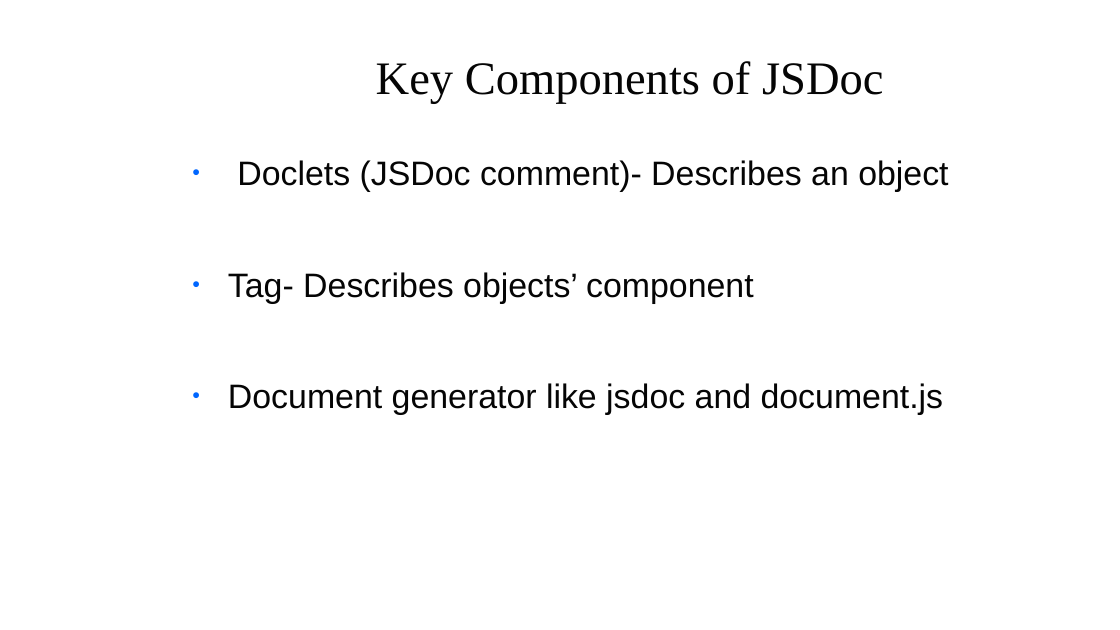
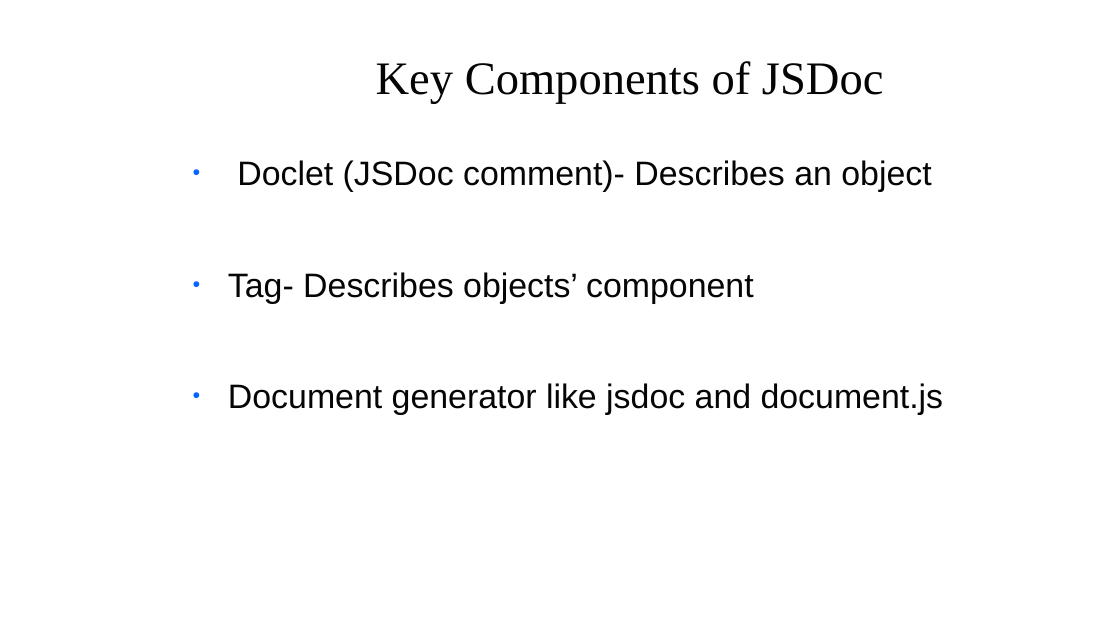
Before and after one commit to zoldello/jsdoc-talk, a slide deck: slide 4 of slides.pptx. Drawn at 1120x630 pixels with LibreOffice and Linux fonts; fonts in the diff are those of the drawing; background and template pictures are left out. Boxes give left, top, right and bottom in pixels: in the first picture for what was removed or moved away, otherwise in the second. Text is boxed around its words. In the diff, an @@ line names an element or a change of style, - is before the commit and + after.

```diff
--- a/slides.pptx
+++ b/slides.pptx
@@ text at [237,160,931,192]: text changed @@
-● Doclets (JSDoc comment)- Describes an object
+● Doclet (JSDoc comment)- Describes an object
```
Also in this commit, not shown: 5 other slides changed, 1 other file.
